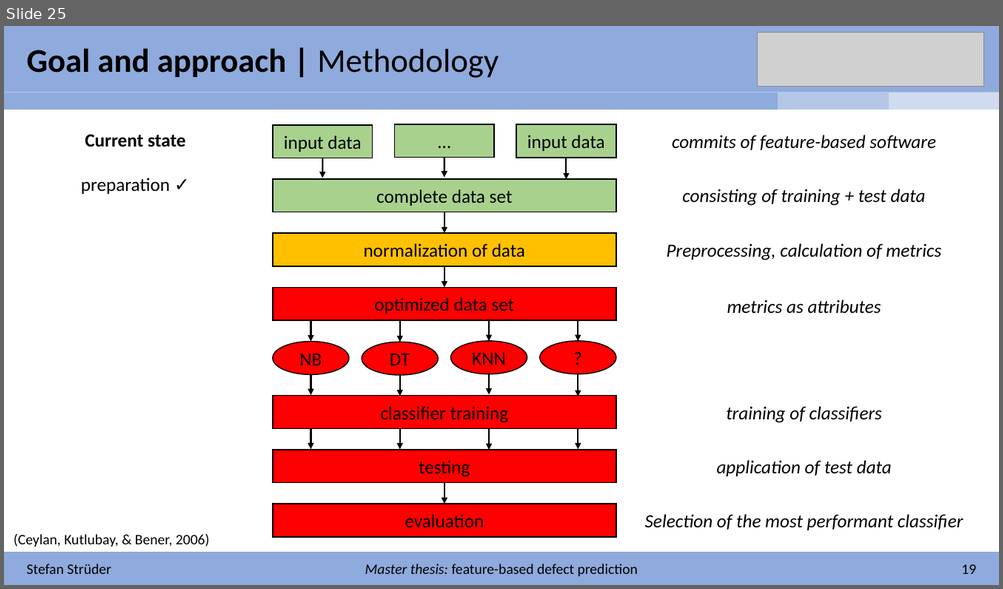
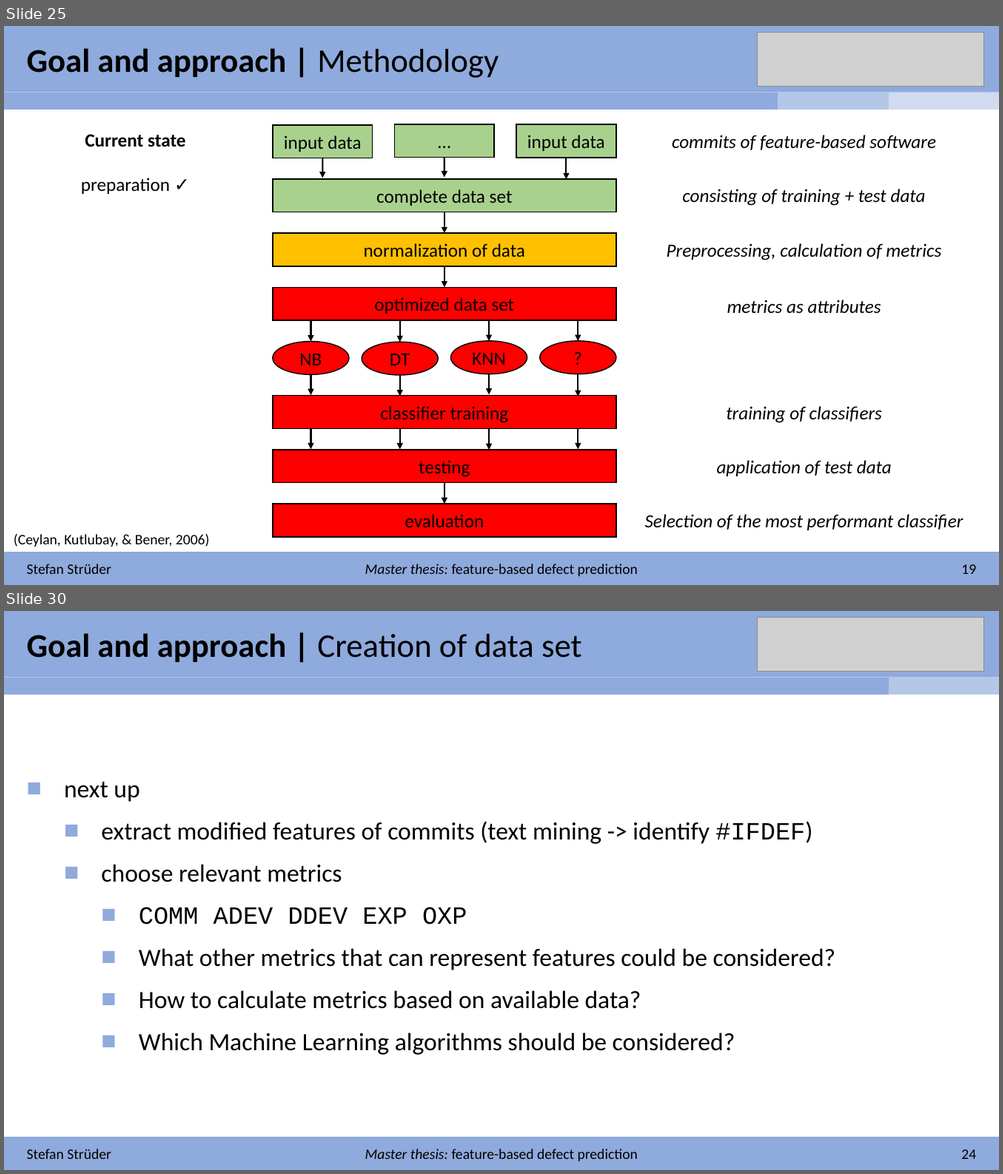
Before and after one commit to stefanstrueder/MA_Strueder, a slide deck: Einführungspräsentation/Introduction.pptx. Shown one above the other, each under a label of ours: slide 25 before the commit, slides 25 and 30 after it; the slides between them are not shown. The pictures are 1003x589 and 1003x1174 pixels, drawn with LibreOffice and Linux fonts; fonts in the diff are those of the drawing; grey boxes stand for pictures. Boxes give left, top, right and bottom in pixels: in the first picture for what was removed or moved away, otherwise in the second. Text is boxed around its words. In the diff, an @@ line names an element or a change of style, - is before the commit and + after.

```diff
--- a/Einführungspräsentation/Introduction.pptx
+++ b/Einführungspräsentation/Introduction.pptx
@@ slide 30 added at (4,611,999,1170), background #FFFFFF @@
@@ rectangle added at (4,611,999,678), fill #8FAADC @@
@@ picture added at (757,617,984,671) @@
@@ text added at (27,633,582,662), 32 pt, text #000000 @@
+Goal and approach | Creation of data set
@@ table added at (4,678,998,695), 1 rows, 6 columns @@
+ |  |  |  |  | 
@@ text added at (64,781,836,1055), 24 pt, text #000000 @@
+■ next up
+  ■ extract modified features of commits (text mining -> identify #IFDEF)
+  ■ choose relevant metrics
+    ■ COMM ADEV DDEV EXP OXP
+    ■ What other metrics that can represent features could be considered?
+    ■ How to calculate metrics based on available data?
+    ■ Which Machine Learning algorithms should be considered?
@@ rectangle added at (4,1138,999,1170), fill #8FAADC @@
@@ text added at (27,1149,111,1159), 14 pt, text #000000 @@
+Stefan Strüder
@@ text added at (365,1149,637,1162), 14 pt, text #000000 @@
+Master thesis: feature-based defect prediction
@@ text added at (961,1150,976,1159), 14 pt, text #000000 @@
+24
```
Also in this commit, not shown: 8 slides changed, 2 other slides added, 1 other file.
